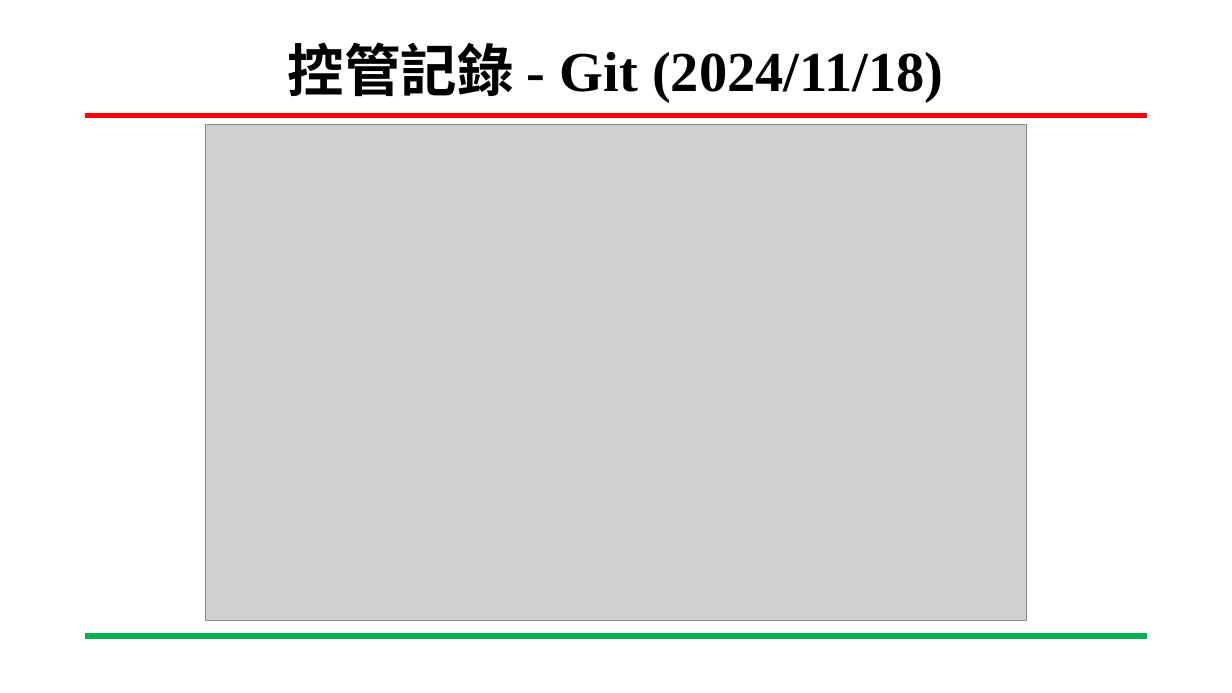
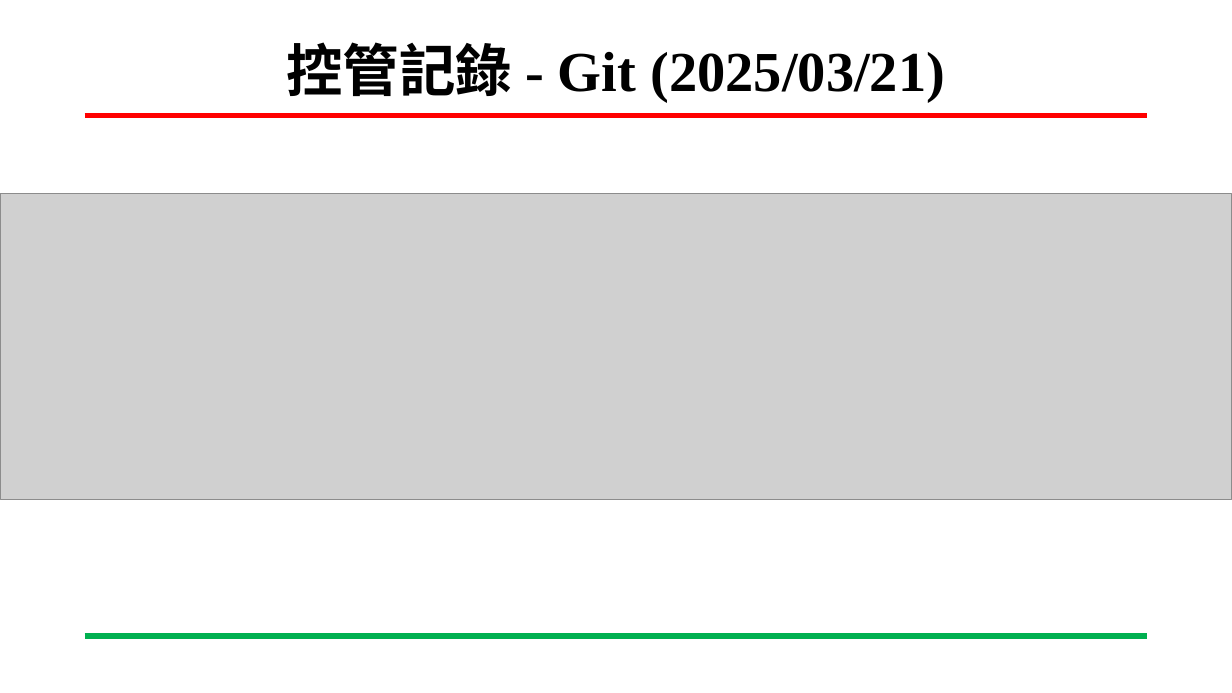
Before and after one commit to wsy0331/SOC_Lab_Exercises, a slide deck: slide 2 of 專案進度報告-進度報告-吳紹郁-20250321.pptx. Drawn at 1232x693 pixels with LibreOffice and Linux fonts; fonts in the diff are those of the drawing; grey boxes stand for pictures; background and template pictures are left out. Boxes give left, top, right and bottom in pixels: in the first picture for what was removed or moved away, otherwise in the second. Text is boxed around its words. In the diff, an @@ line names an element or a change of style, - is before the commit and + after.

```diff
--- a/專案進度報告-進度報告-吳紹郁-20250321.pptx
+++ b/專案進度報告-進度報告-吳紹郁-20250321.pptx
@@ title at [286,42,945,102]: text changed @@
-控管記錄 - Git (2024/11/18)
+控管記錄 - Git (2025/03/21)
@@ picture removed at [205,125,1027,621] @@
@@ picture added at [0,193,1232,500] @@
```
Also in this commit, not shown: 5 other slides changed, 2 slides added, 14 slides removed.
